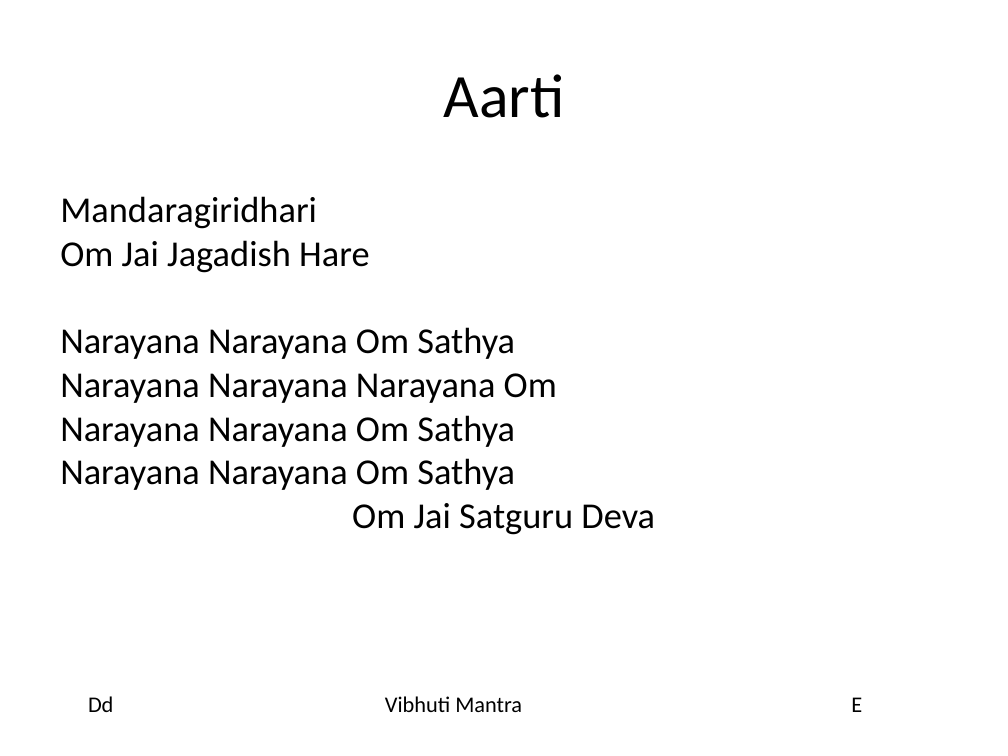
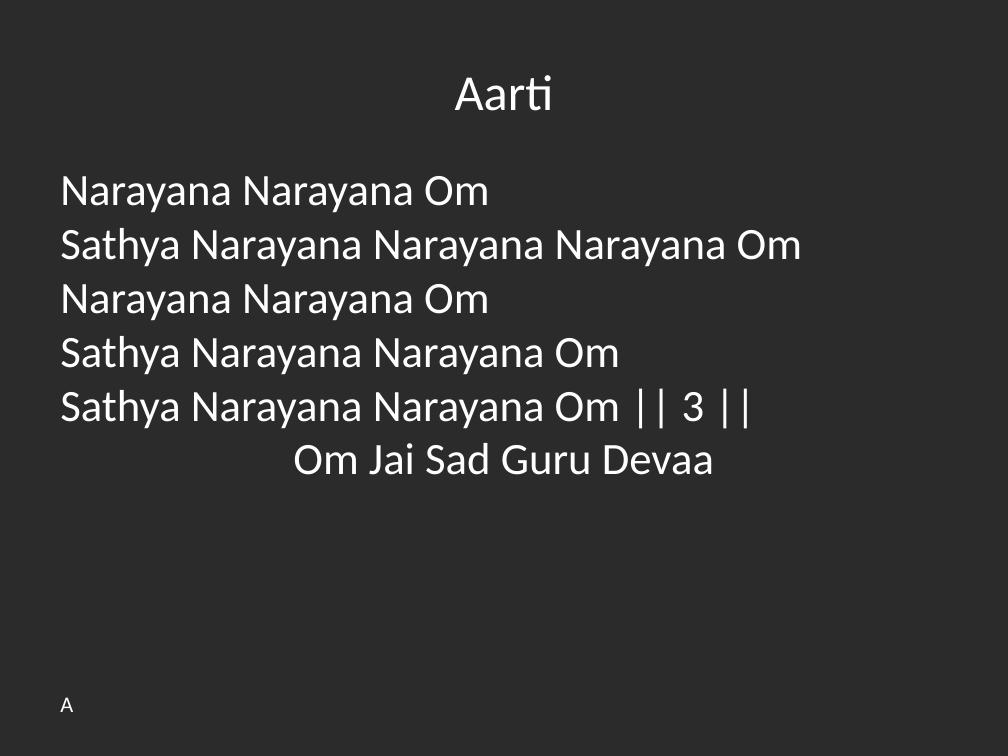
Before and after one commit to riteshreddyr/bhajanpresentationmaker, a slide deck: slide 17 of generated_ppts/bhajans.pptx (slide 9 before the commit). Drawn at 1008x756 pixels with LibreOffice and Linux fonts; fonts in the diff are those of the drawing; background and template pictures are left out; a plain dark background stands for a picture behind light text. Boxes give left, top, right and bottom in pixels: in the first picture for what was removed or moved away, otherwise in the second. Text is boxed around its words. In the diff, an @@ line names an element or a change of style, - is before the commit and + after.

```diff
--- a/generated_ppts/bhajans.pptx
+++ b/generated_ppts/bhajans.pptx
@@ background #FFFFFF to picture (left out) @@
@@ text "Aarti" at (455, 75, 554, 111): size 44 to 36 pt, text colour #000000 to #FFFFFF; vertical alignment middle to top @@
@@ text at (60, 176, 802, 475): text changed; size 26 to 32 pt; text colour #000000 to #FFFFFF @@
-Mandaragiridhari
-Om Jai Jagadish Hare
-Narayana Narayana Om Sathya
-Narayana Narayana Narayana Om
-Narayana Narayana Om Sathya
-Narayana Narayana Om Sathya
-Om Jai Satguru Deva
+Narayana Narayana Om
+Sathya Narayana Narayana Narayana Om
+Narayana Narayana Om
+Sathya Narayana Narayana Om
+Sathya Narayana Narayana Om || 3 ||
+Om Jai Sad Guru Devaa
@@ text at (60, 697, 73, 712): text changed; text colour #000000 to #FFFFFF @@
-Dd
+A
@@ text removed at (385, 696, 522, 712) @@
-Vibhuti Mantra
@@ text removed at (851, 697, 862, 712) @@
-E
```
Also in this commit, not shown: 1 other slide changed, 13 slides added, 6 slides removed, 8 other files.
